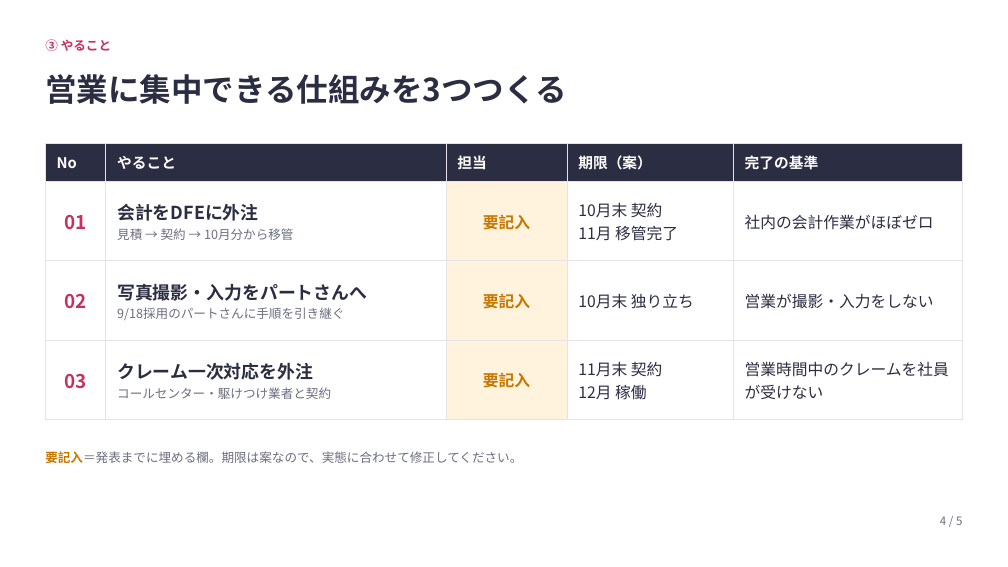
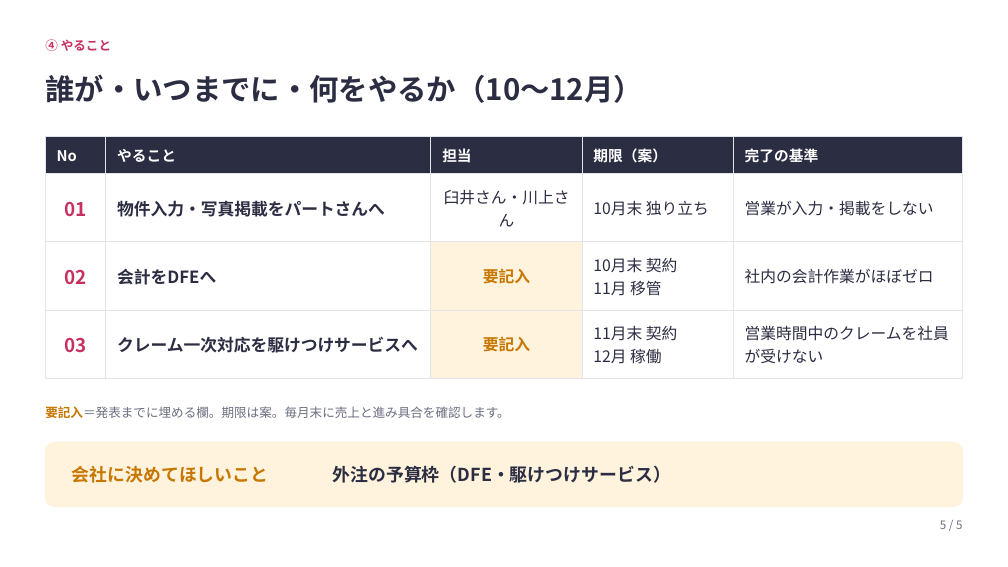
Before and after one commit to kowyandrew/-, a slide deck: slide 5 of sakura-housing-progress/さくらハウジング_進捗報告_改訂版.pptx (slide 4 before the commit). Drawn at 1008x567 pixels with LibreOffice and Linux fonts; fonts in the diff are those of the drawing. Boxes give left, top, right and bottom in pixels: in the first picture for what was removed or moved away, otherwise in the second. Text is boxed around its words. In the diff, an @@ line names an element or a change of style, - is before the commit and + after.

```diff
--- a/sakura-housing-progress/さくらハウジング_進捗報告_改訂版.pptx
+++ b/sakura-housing-progress/さくらハウジング_進捗報告_改訂版.pptx
@@ text at bbox=[45, 39, 111, 51]: text changed @@
-③ やること
+④ やること
@@ text at bbox=[45, 74, 643, 103]: text changed; size 30 to 28 pt @@
-営業に集中できる仕組みを3つつくる
+誰が・いつまでに・何をやるか（10〜12月）
@@ table at bbox=[45, 136, 963, 367] @@
-row 2: 01 | 会計をDFEに外注 / 見積 → 契約 → 10月分から移管 | 要記入 | 10月末 契約 / 11月 移管完了 | 社内の会計作業がほぼゼロ
+row 2: 01 | 物件入力・写真掲載をパートさんへ | 臼井さん・川上さん | 10月末 独り立ち | 営業が入力・掲載をしない
-row 3: 02 | 写真撮影・入力をパートさんへ / 9/18採用のパートさんに手順を引き継ぐ | 要記入 | 10月末 独り立ち | 営業が撮影・入力をしない
+row 3: 02 | 会計をDFEへ | 要記入 | 10月末 契約 / 11月 移管 | 社内の会計作業がほぼゼロ
-row 4, column 2: クレーム一次対応を外注 / コールセンター・駆けつけ業者と契約
+row 4, column 2: クレーム一次対応を駆けつけサービスへ
@@ fill #FFF3DD to none in row 2, column 3 @@
@@ table: place and size @@
-table at bbox=[45, 144, 963, 403]
+table at bbox=[45, 136, 963, 367]
@@ text at bbox=[45, 406, 509, 418]: text changed @@
-要記入＝発表までに埋める欄。期限は案なので、実態に合わせて修正してください。
+要記入＝発表までに埋める欄。期限は案。毎月末に売上と進み具合を確認します。
@@ rounded rectangle added at bbox=[45, 442, 963, 507], fill #FFF3DD, outline #FFF3DD 1 pt @@
@@ text added at bbox=[72, 466, 269, 483], 17 pt, text #C77700, bold @@
+会社に決めてほしいこと
@@ text added at bbox=[333, 465, 671, 483], 17 pt, text #2B2D42, bold @@
+外注の予算枠（DFE・駆けつけサービス）
@@ text at bbox=[940, 520, 962, 529]: text changed @@
-4 / 5
+5 / 5
```
Also in this commit, not shown: 3 other slides changed, 1 slide added, 1 slide removed, 3 other files.
